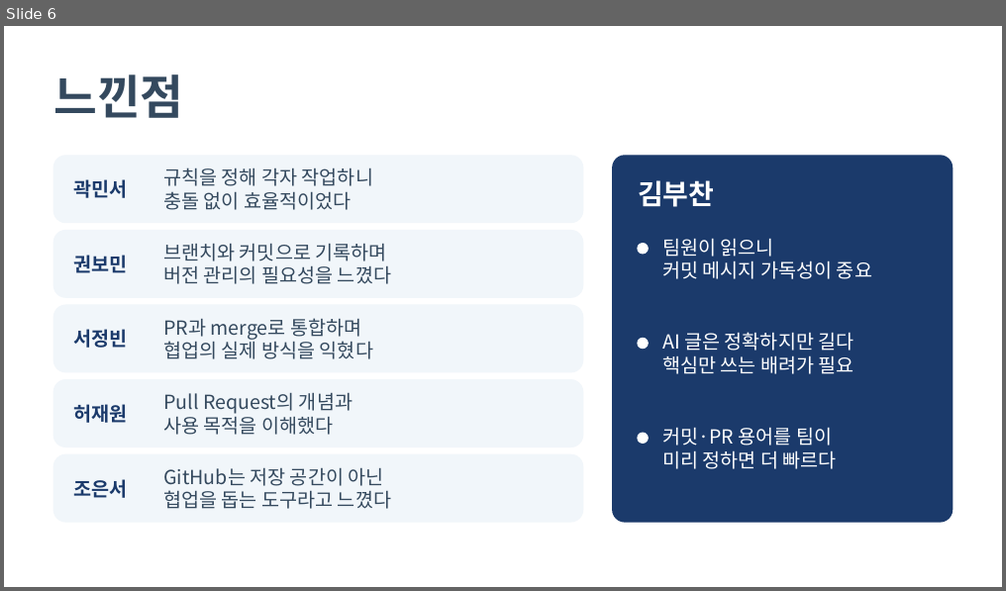
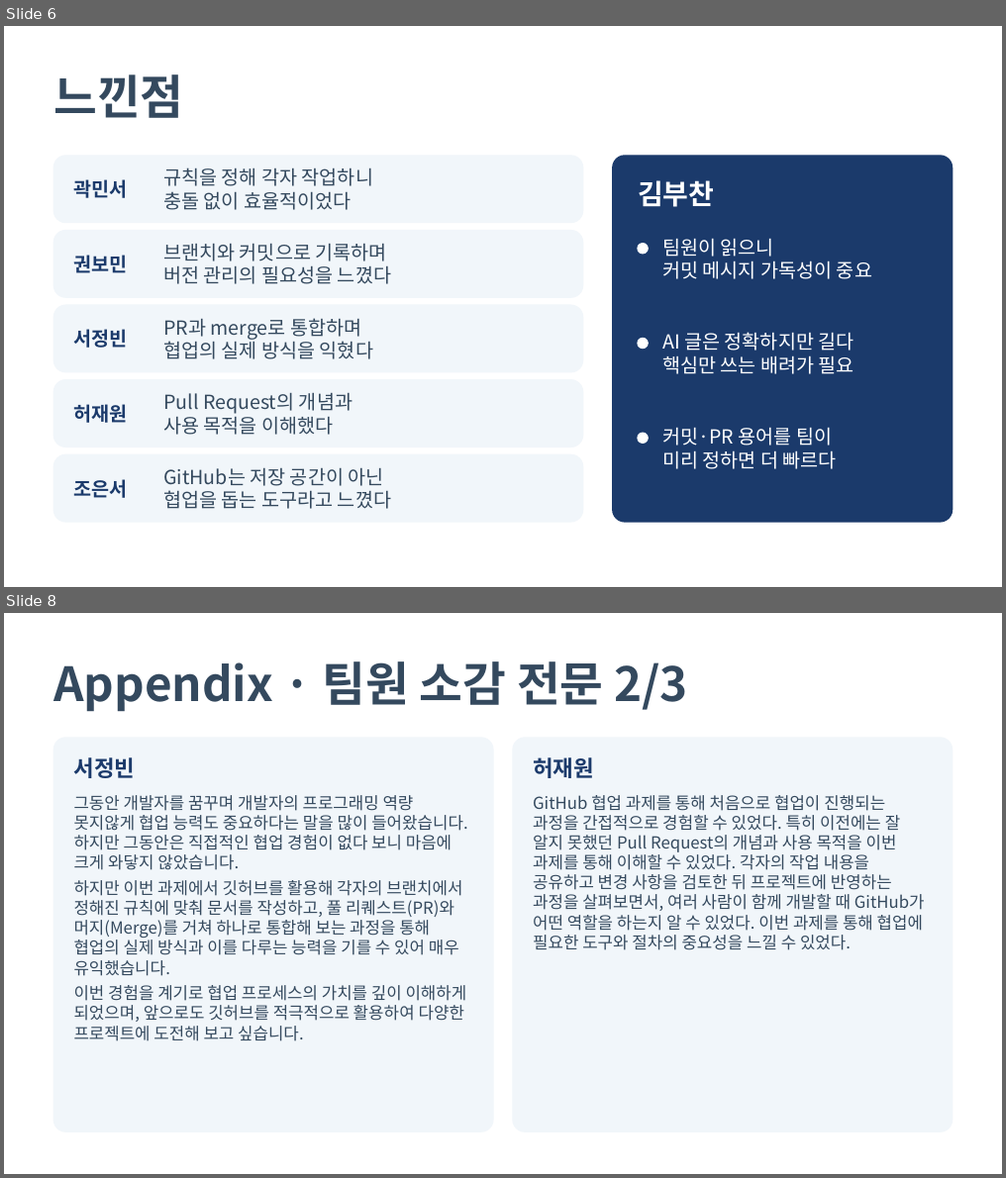
Before and after one commit to nahcub/bird_guide, a slide deck: presentation/bird_guide_presentation.pptx. Shown one above the other, each under a label of ours: slide 6 before the commit, slides 6 and 8 after it; the slides between them are not shown. The pictures are 1006x591 and 1006x1178 pixels, drawn with LibreOffice and Linux fonts; fonts in the diff are those of the drawing. Boxes give left, top, right and bottom in pixels: in the first picture for what was removed or moved away, otherwise in the second. Text is boxed around its words. In the diff, an @@ line names an element or a change of style, - is before the commit and + after.

```diff
--- a/presentation/bird_guide_presentation.pptx
+++ b/presentation/bird_guide_presentation.pptx
@@ slide 8 added at [4,613,1002,1174], background #FFFFFF @@
@@ text added at [54,662,689,712], 34 pt, text #34495E, bold @@
+Appendix · 팀원 소감 전문 2/3
@@ rounded rectangle added at [54,738,493,1132], fill #F1F6FA, outline #F1F6FA 1 pt @@
@@ text added at [74,758,136,778], 16 pt, text #1B3A6B, bold @@
+서정빈
@@ rounded rectangle added at [513,738,952,1132], fill #F1F6FA, outline #F1F6FA 1 pt @@
@@ text added at [533,758,594,778], 16 pt, text #1B3A6B, bold @@
+허재원
@@ text added at [74,795,467,1042], 12 pt, text #34495E @@
+그동안 개발자를 꿈꾸며 개발자의 프로그래밍 역량 못지않게 협업 능력도 중요하다는 말을 많이 들어왔습니다. 하지만 그동안은 직접적인 협업 경험이 없다 보니 마음에 크게 와닿지 않았습니다.
+하지만 이번 과제에서 깃허브를 활용해 각자의 브랜치에서 정해진 규칙에 맞춰 문서를 작성하고, 풀 리퀘스트(PR)와 머지(Merge)를 거쳐 하나로 통합해 보는 과정을 통해 협업의 실제 방식과 이를 다루는 능력을 기를 수 있어 매우 유익했습니다.
+이번 경험을 계기로 협업 프로세스의 가치를 깊이 이해하게 되었으며, 앞으로도 깃허브를 적극적으로 활용하여 다양한 프로젝트에 도전해 보고 싶습니다.
@@ text added at [533,795,925,951], 12 pt, text #34495E @@
+GitHub 협업 과제를 통해 처음으로 협업이 진행되는 과정을 간접적으로 경험할 수 있었다. 특히 이전에는 잘 알지 못했던 Pull Request의 개념과 사용 목적을 이번 과제를 통해 이해할 수 있었다. 각자의 작업 내용을 공유하고 변경 사항을 검토한 뒤 프로젝트에 반영하는 과정을 살펴보면서, 여러 사람이 함께 개발할 때 GitHub가 어떤 역할을 하는지 알 수 있었다. 이번 과제를 통해 협업에 필요한 도구와 절차의 중요성을 느낄 수 있었다.
```
Also in this commit, not shown: 1 slide changed, 2 other slides added.
